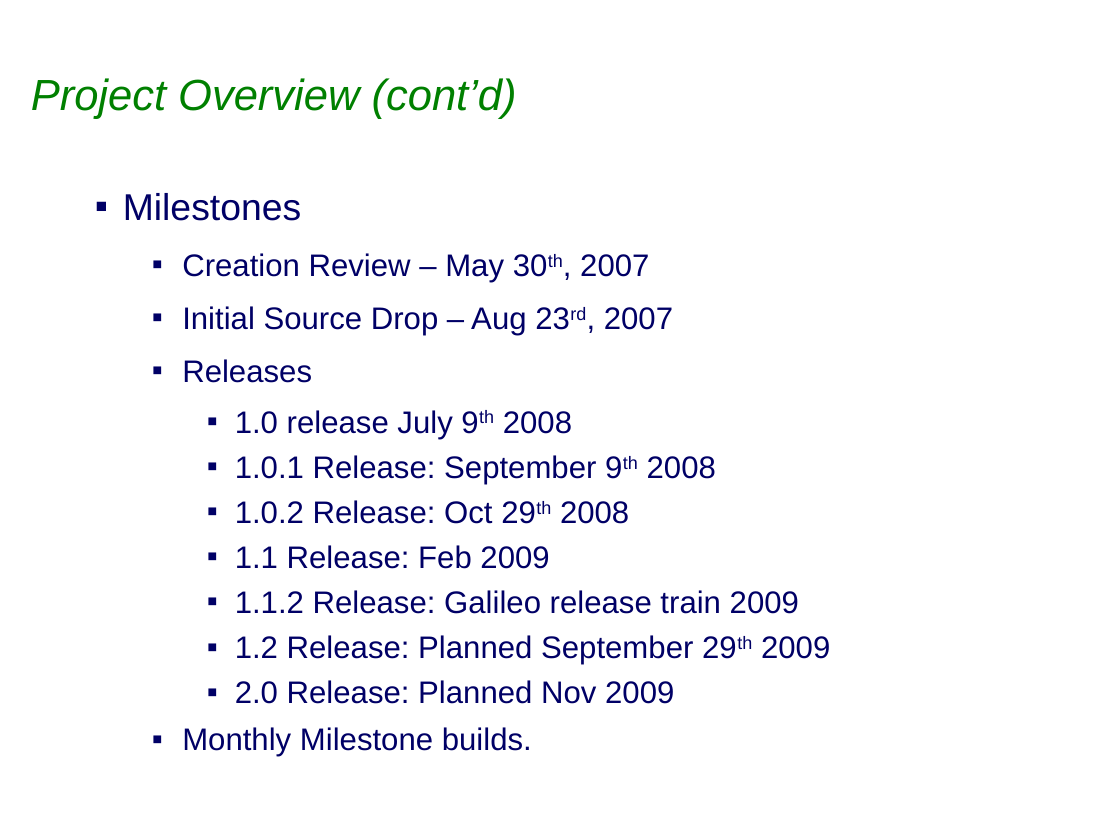
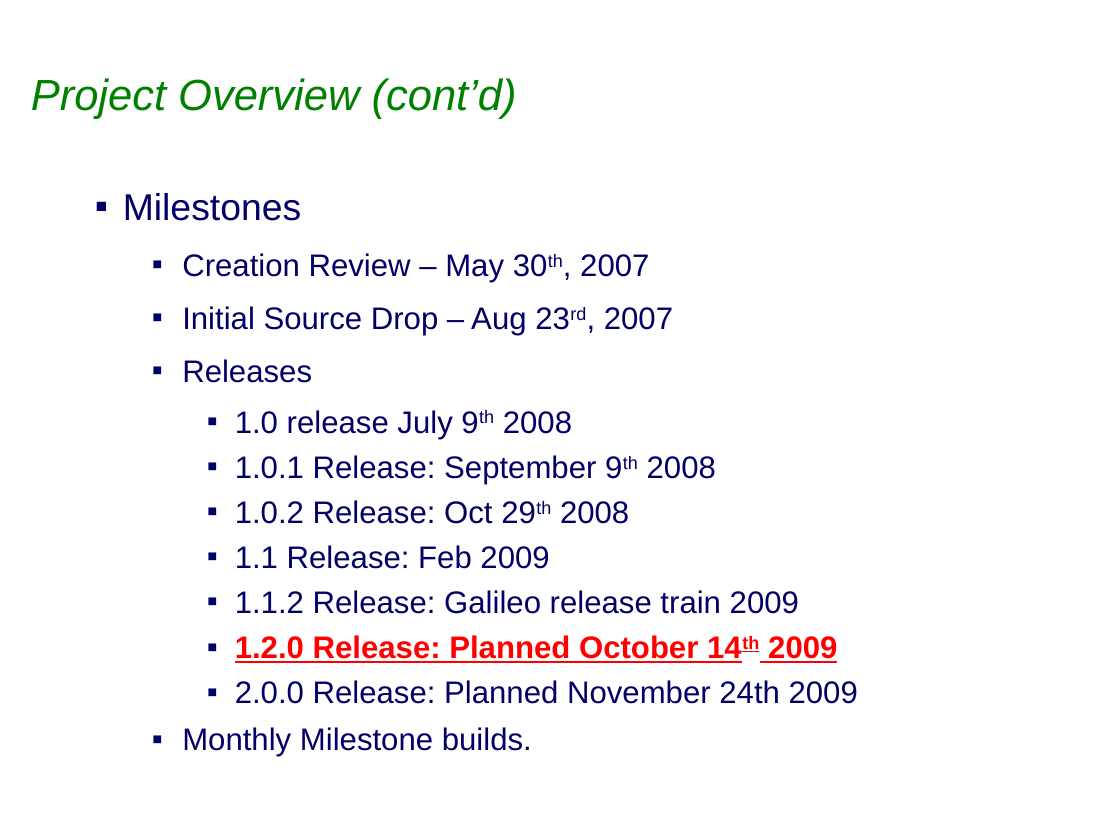
Before and after one commit to eclipse-ee4j/eclipselink, a slide deck: slide 3 of project-admin/Eclipselink_1.2.0_Release_Review.ppt (slide 4 before the commit). Drawn at 1120x840 pixels with LibreOffice and Linux fonts; fonts in the diff are those of the drawing; background and template pictures are left out. Boxes give left, top, right and bottom in pixels: in the first picture for what was removed or moved away, otherwise in the second. Text is boxed around its words. In the diff, an @@ line names an element or a change of style, - is before the commit and + after.

Commit message:
Final draft of release review slides for 1.2.0 added to trunk

```diff
--- a/project-admin/Eclipselink_1.2.0_Release_Review.ppt
+++ b/project-admin/Eclipselink_1.2.0_Release_Review.ppt
@@ text at box(235, 635, 858, 704): text changed @@
-    ▪ 1.2 Release: Planned September 29th 2009
-    ▪ 2.0 Release: Planned Nov 2009
+    ▪ 1.2.0 Release: Planned October 14th 2009
+    ▪ 2.0.0 Release: Planned November 24th 2009
```
Also in this commit, not shown: 9 other slides changed, 1 slide removed.
